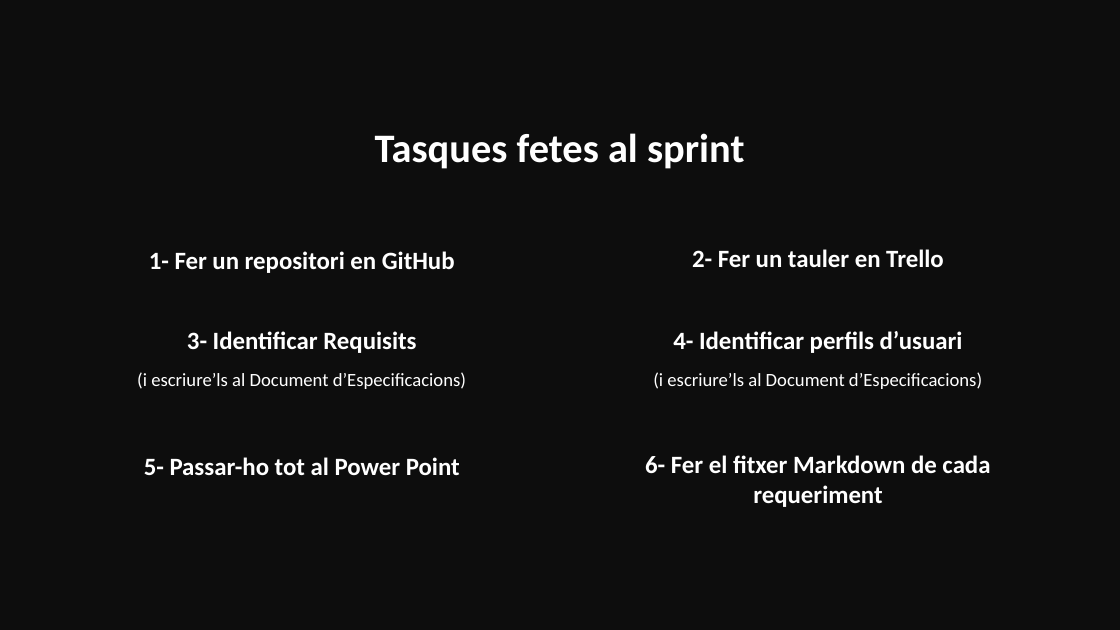
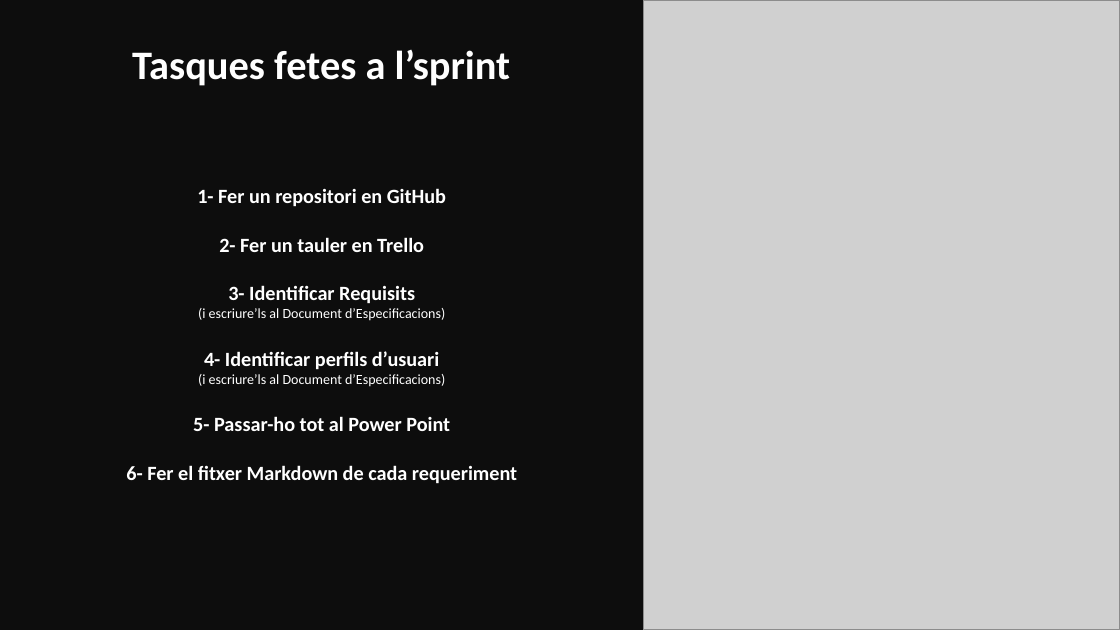
Before and after one commit to marinamceb/ES26UAB-431-05, a slide deck: slide 3 of Documents/Sprint_Reviews/Sprint_Review01.pptx. Drawn at 1120x630 pixels with LibreOffice and Linux fonts; fonts in the diff are those of the drawing; grey boxes stand for pictures. Boxes give left, top, right and bottom in pixels: in the first picture for what was removed or moved away, otherwise in the second. Text is boxed around its words. In the diff, an @@ line names an element or a change of style, - is before the commit and + after.

Commit message:
Actualització Doc Especificacions i Sprint Review 1
Versions "definitives", en principi.

```diff
--- a/Documents/Sprint_Reviews/Sprint_Review01.pptx
+++ b/Documents/Sprint_Reviews/Sprint_Review01.pptx
@@ picture added at box(643, 0, 1120, 629) @@
@@ title at box(132, 50, 511, 86): text changed @@
-Tasques fetes al sprint
+Tasques fetes a l’sprint
@@ subtitle "1- Fer un repositori en ...": place and size @@
-subtitle "1- Fer un repositori en ..." at box(653, 372, 982, 389)
+subtitle "1- Fer un repositori en ..." at box(126, 188, 517, 484)
@@ subtitle at box(197, 188, 446, 304): paragraphs added @@
+1- Fer un repositori en GitHub
+2- Fer un tauler en Trello
+3- Identificar Requisits
@@ subtitle removed at box(149, 251, 455, 273) @@
-1- Fer un repositori en GitHub
@@ subtitle removed at box(692, 249, 944, 267) @@
-2- Fer un tauler en Trello
@@ subtitle at box(198, 308, 445, 321): size 12 to 9 pt in "(i escriure’ls al Document d’Especificacions)" @@
@@ subtitle at box(126, 351, 517, 484): paragraphs added @@
+4- Identificar perfils d’usuari
+(i escriure’ls al Document d’Especificacions)
+5- Passar-ho tot al Power Point
+6- Fer el fitxer Markdown de cada requeriment
@@ subtitle removed at box(187, 331, 416, 353) @@
-3- Identificar Requisits
@@ subtitle removed at box(673, 331, 963, 353) @@
-4- Identificar perfils d’usuari
@@ subtitle removed at box(137, 372, 466, 389) @@
-(i escriure’ls al Document d’Especificacions)
@@ subtitle removed at box(144, 457, 460, 475) @@
-5- Passar-ho tot al Power Point
@@ subtitle removed at box(645, 455, 990, 507) @@
-6- Fer el fitxer Markdown de cada requeriment
```
Also in this commit, not shown: 1 other slide changed, 2 other files.
